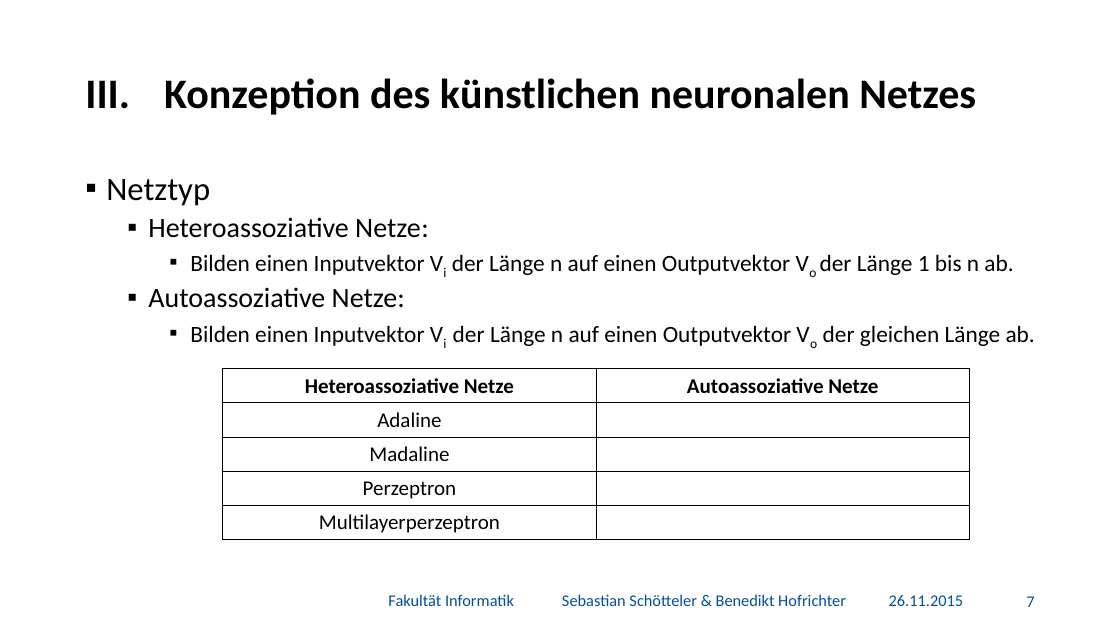
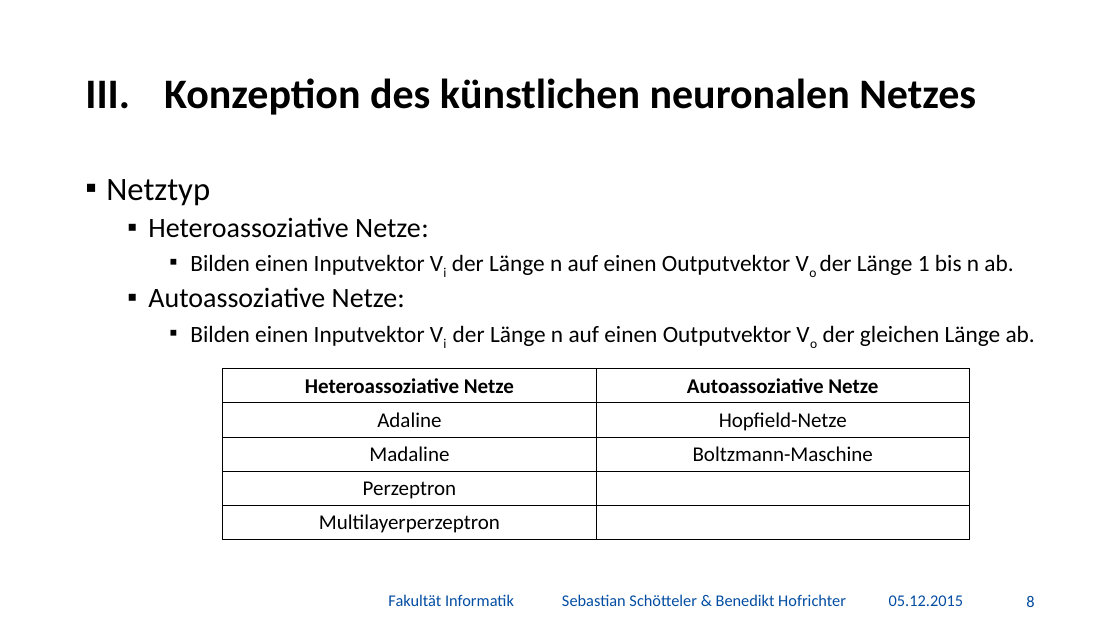
Before and after one commit to BenediktGitGit/soco15, a slide deck: slide 9 of 3b) Vortrag/Präsentation.pptx (slide 8 before the commit). Drawn at 1120x630 pixels with LibreOffice and Linux fonts; fonts in the diff are those of the drawing; background and template pictures are left out. Boxes give left, top, right and bottom in pixels: in the first picture for what was removed or moved away, otherwise in the second. Text is boxed around its words. In the diff, an @@ line names an element or a change of style, - is before the commit and + after.

```diff
--- a/3b) Vortrag/Präsentation.pptx
+++ b/3b) Vortrag/Präsentation.pptx
@@ table at bbox=[223, 369, 969, 539] @@
-row 2, column 2: 
+row 2, column 2: Hopfield-Netze
-row 3, column 2: 
+row 3, column 2: Boltzmann-Maschine
@@ text at bbox=[889, 595, 963, 606]: text changed @@
-26.11.2015
+05.12.2015
@@ page number at bbox=[1026, 596, 1034, 607]: text changed @@
-7
+8
```
Also in this commit, not shown: 33 other slides changed, 4 slides added.
